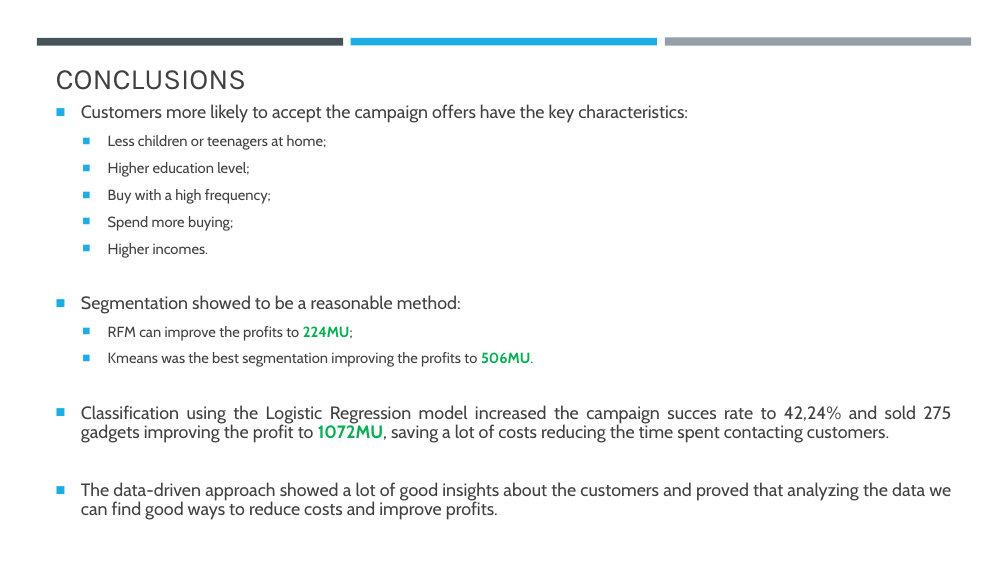
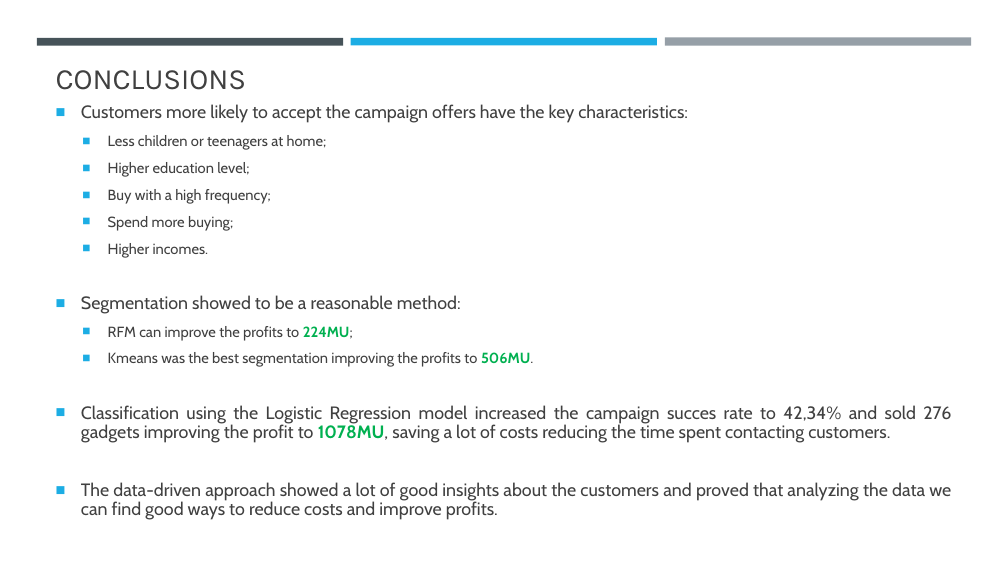
Before and after one commit to fpmacedo/ifood_data_analyst_test, a slide deck: slide 9 of iFood Data Business Analyst Case.pptx. Drawn at 1008x567 pixels with LibreOffice and Linux fonts; fonts in the diff are those of the drawing. Boxes give left, top, right and bottom in pixels: in the first picture for what was removed or moved away, otherwise in the second. Text is boxed around its words. In the diff, an @@ line names an element or a change of style, - is before the commit and + after.

```diff
--- a/iFood Data Business Analyst Case.pptx
+++ b/iFood Data Business Analyst Case.pptx
@@ text at [81, 405, 951, 443]: text changed @@
-■ Classification using the Logistic Regression model increased the campaign succes rate to 42,24% and sold 275 gadgets improving the profit to 1072MU, saving a lot of costs reducing the time spent contacting customers.
+■ Classification using the Logistic Regression model increased the campaign succes rate to 42,34% and sold 276 gadgets improving the profit to 1078MU, saving a lot of costs reducing the time spent contacting customers.
```
Also in this commit, not shown: 2 other slides changed, 1 other file.
